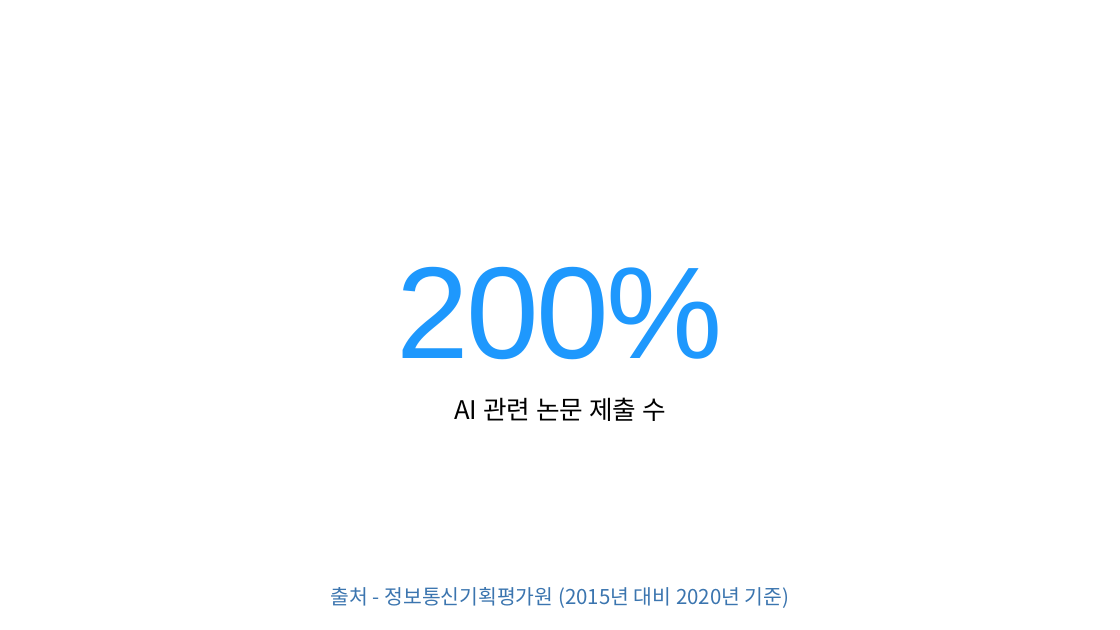
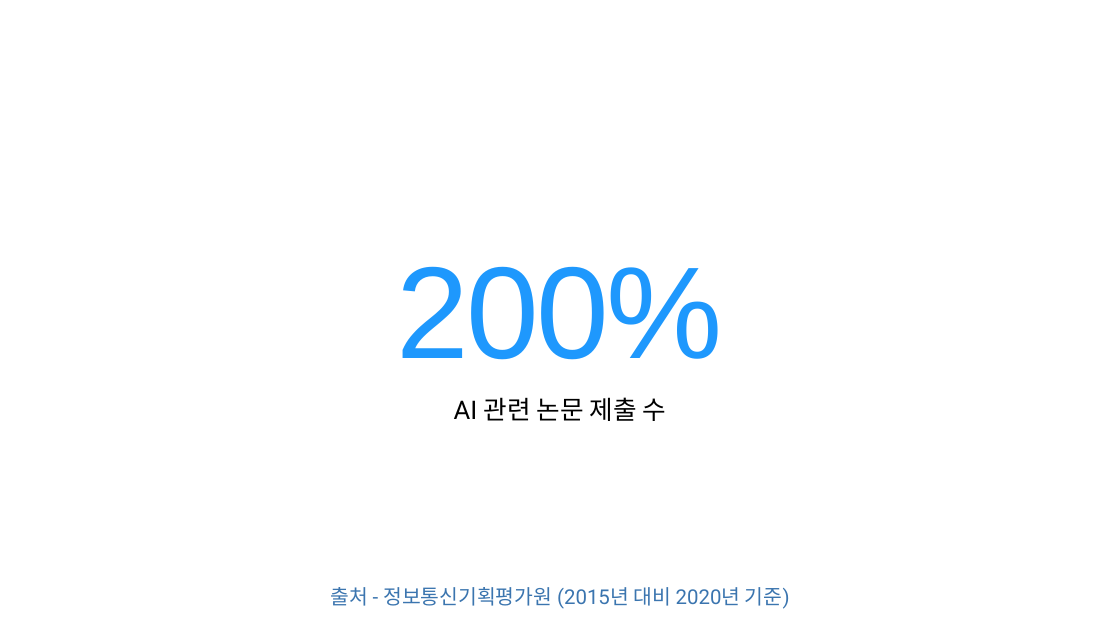
Before and after one commit to alus20/test, a slide deck: slide 5 of 동아리.pptx. Drawn at 1120x630 pixels with LibreOffice and Linux fonts; fonts in the diff are those of the drawing. Boxes give left, top, right and bottom in pixels: in the first picture for what was removed or moved away, otherwise in the second. Text is boxed around its words. In the diff, an @@ line names an element or a change of style, - is before the commit and + after.

```diff
--- a/동아리.pptx
+++ b/동아리.pptx
@@ text "출처 - 정보통신기획평가원 (2015년 대비 ..." at [330, 587, 790, 609]: font Noto Sans CJK KR to Roboto @@
```
Also in this commit, not shown: 9 other slides changed, 1 slide added, 1 slide removed.
